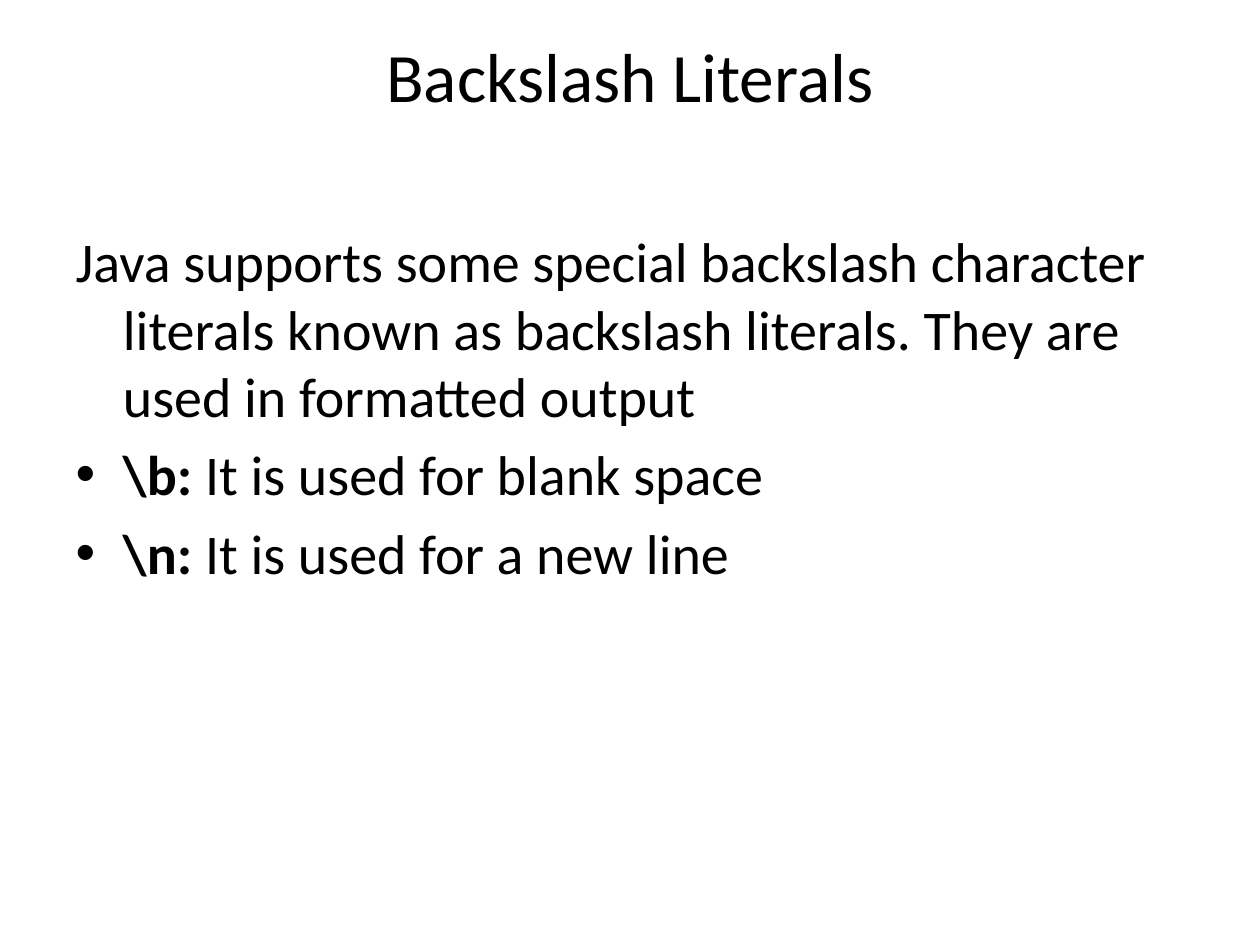
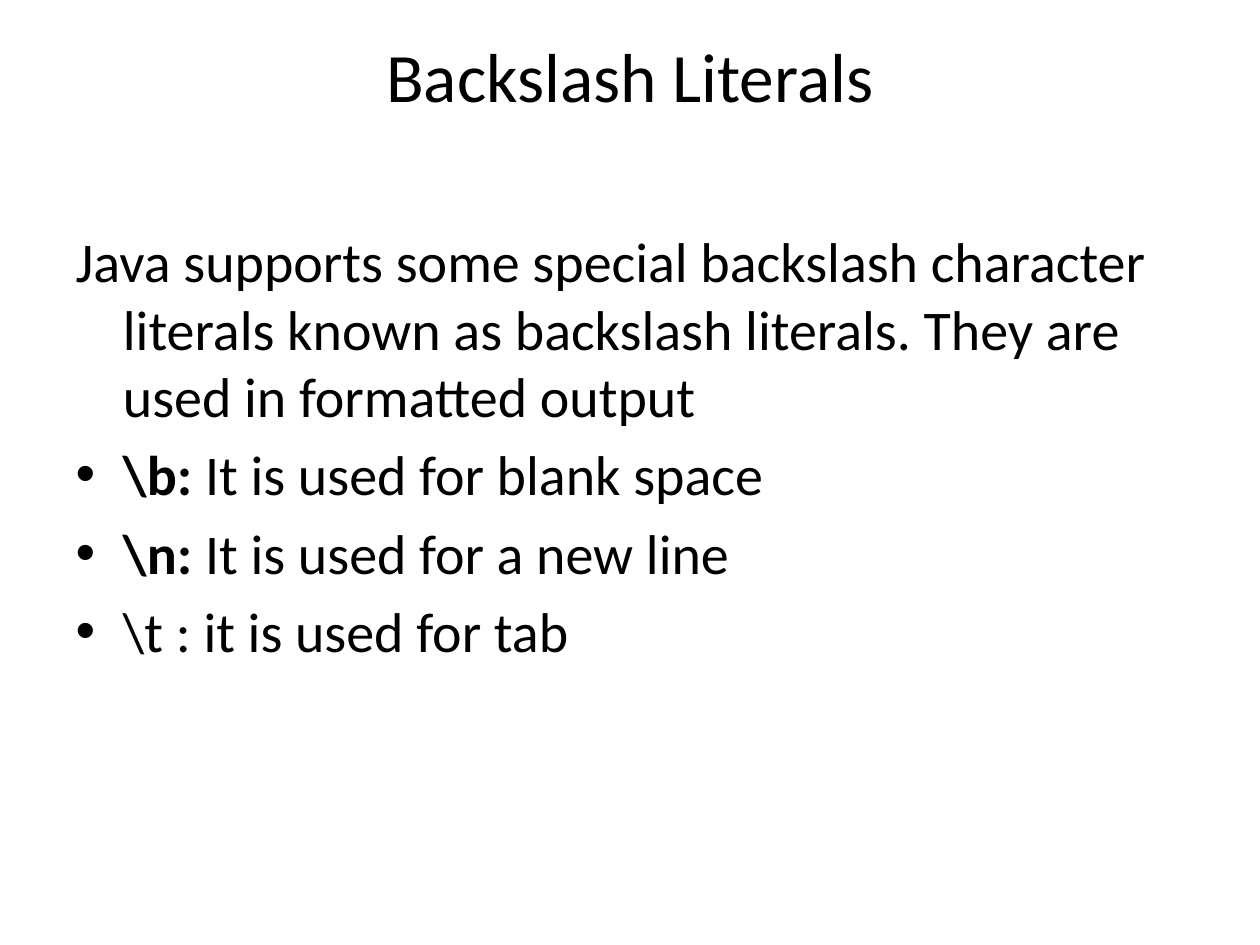
Before and after one commit to BesantJ2ee/JavaCourse, a slide deck: slide 16 of Chapter_2/Fundamentals.pptx. Drawn at 1260x945 pixels with LibreOffice and Linux fonts; fonts in the diff are those of the drawing. Boxes give left, top, right and bottom in pixels: in the first picture for what was removed or moved away, otherwise in the second. Text is boxed around its words. In the diff, an @@ line names an element or a change of style, - is before the commit and + after.

Commit message:
savinh

```diff
--- a/Chapter_2/Fundamentals.pptx
+++ b/Chapter_2/Fundamentals.pptx
@@ text at (123, 613, 568, 655): paragraph added @@
+• \t : it is used for tab
```
